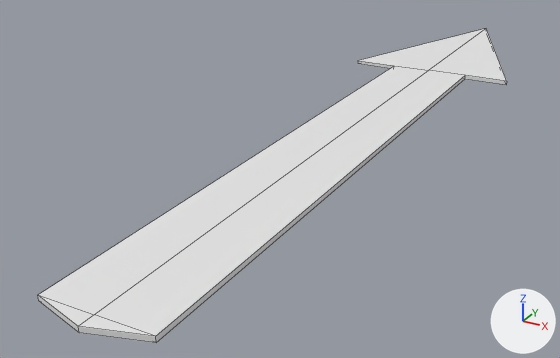
The FBX model Volamus_v1/Volamus_v1/Content/Models/pfeil.fbx, before and after one commit.
Before and after are seen from a 50 mm lens placed at (1.507, -1.43, 1.382), pointed at (-0.372, 1.986, -0.326). Arrows for +X, +Y and +Z are at lower right; the lights stay in place. Mesh edges are drawn as thin lines. Where no turn or scale is listed for an object, it has been applied to the vertices.

The older version as bpy lines, for what is in view:
```python
me_mesh = bpy.data.meshes.new('Mesh')
me_mesh.from_pydata(...)  # 20 vertices, 20 faces; spans x -0.5..0.5, y 0.03..4.68, z -0.01..0.01
me_mesh.materials.append(mat_material)  # white #e7e7e7
# before: 0 (0.24, 0.1, -0.01) at pixel (156, 342), 1 (0.24, 0.1, 0.01) at pixel (155, 336), 7 (-0.24, 0.1, -0.01) at pixel (38, 300), 9 (-0.24, 0.1, 0.01) at pixel (37, 294), 14 (0.0, 0.1, -0.01)
# before: 15 (0.0, 0.1, 0.01) at pixel (94, 314)
ob_cube = bpy.data.objects.new('Cube', me_mesh)
ob_cube.location = (0.0, 0.0, 0.0)
```
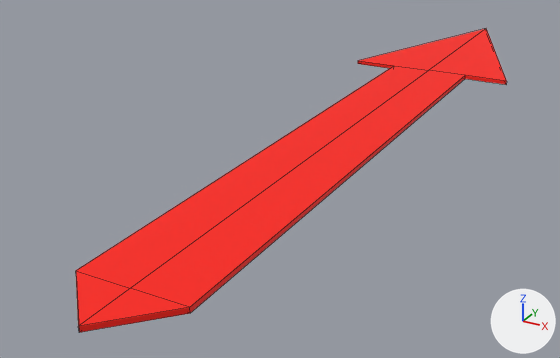
The edits, one by one:
Picture 'red.jpg' (img_red_jpg) is new.
Material 'Material.001' (mat_material_001) is new.
Its texture is img_red_jpg.
Its roughness is 0.69.
me_mesh has 20 vertices, 20 faces and spans x -0.5..0.5, y 0.03..4.68, z -0.01..0.01.
me_mesh is used by ob_cube; location (0.0, 0.0, 0.0).
me_mesh no longer uses material mat_material (white #e7e7e7).
Part 1, on me_mesh:
Vertices 0, 1, 7, 9, 14, 15 of me_mesh move by (0.0, 0.18, 0.0).
me_mesh now uses material mat_material_001 (picture img_red_jpg).

What differs and where, as boxes (x1, y1, x2, y2) in the pictures (560 x 358 px; the box of a moved part takes in the faces that stretch with it):
'Cube', recoloured, reshaped (white to red, 8% narrower)
    before: (38, 29, 507, 343)
    after: (76, 29, 507, 332)
part 1 of me_mesh, moved or reshaped
    before: (38, 66, 465, 343)
    after: (76, 66, 465, 332)
